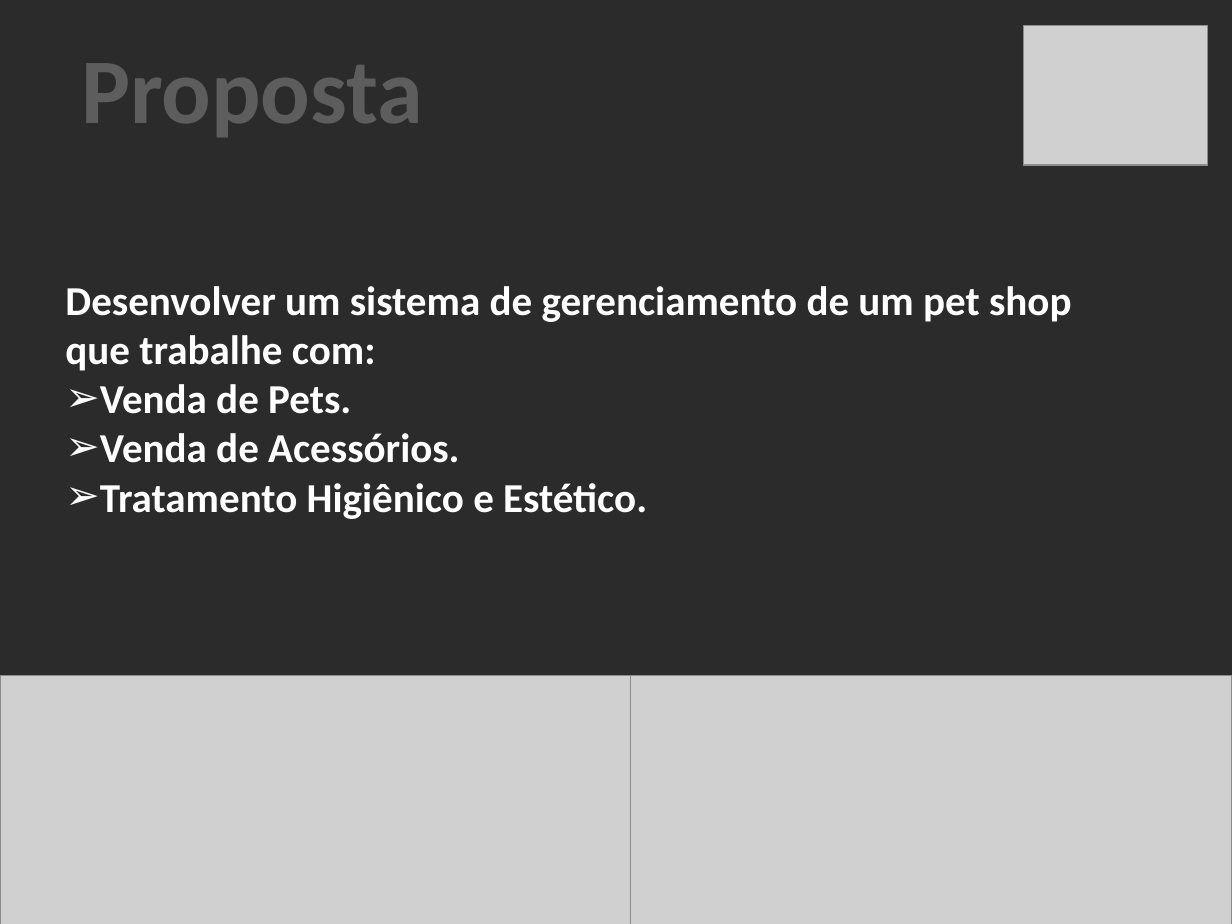
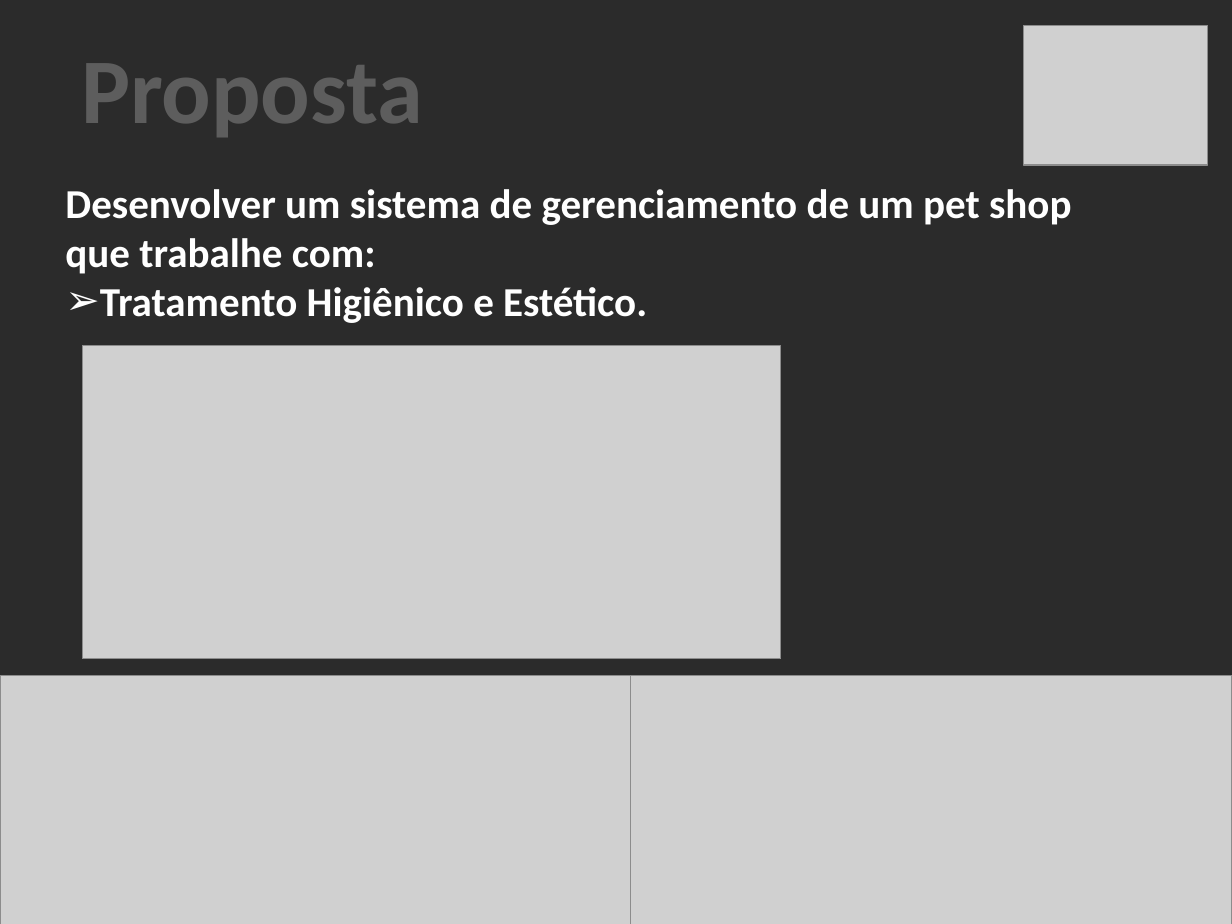
Before and after one commit to paulorcmendes/PetShopSystem, a slide deck: slide 2 of Slide/Pamonha.pptx. Drawn at 1232x924 pixels with LibreOffice and Linux fonts; fonts in the diff are those of the drawing; grey boxes stand for pictures; background and template pictures are left out; a plain dark background stands for a picture behind light text. Boxes give left, top, right and bottom in pixels: in the first picture for what was removed or moved away, otherwise in the second. Text is boxed around its words. In the diff, an @@ line names an element or a change of style, - is before the commit and + after.

```diff
--- a/Slide/Pamonha.pptx
+++ b/Slide/Pamonha.pptx
@@ text "Desenvolver um sistema de gerenciamento ...": place and size @@
-text "Desenvolver um sistema de gerenciamento ..." at [65,286,1071,519]
+text "Desenvolver um sistema de gerenciamento ..." at [65,189,1071,323]
@@ picture added at [83,346,781,659] @@
@@ text at [100,384,459,463]: paragraphs removed @@
-➢ Venda de Pets.
-➢ Venda de Acessórios.
```
Also in this commit, not shown: 2 other slides changed, 9 slides added, 1 slide removed, 6 other files.
